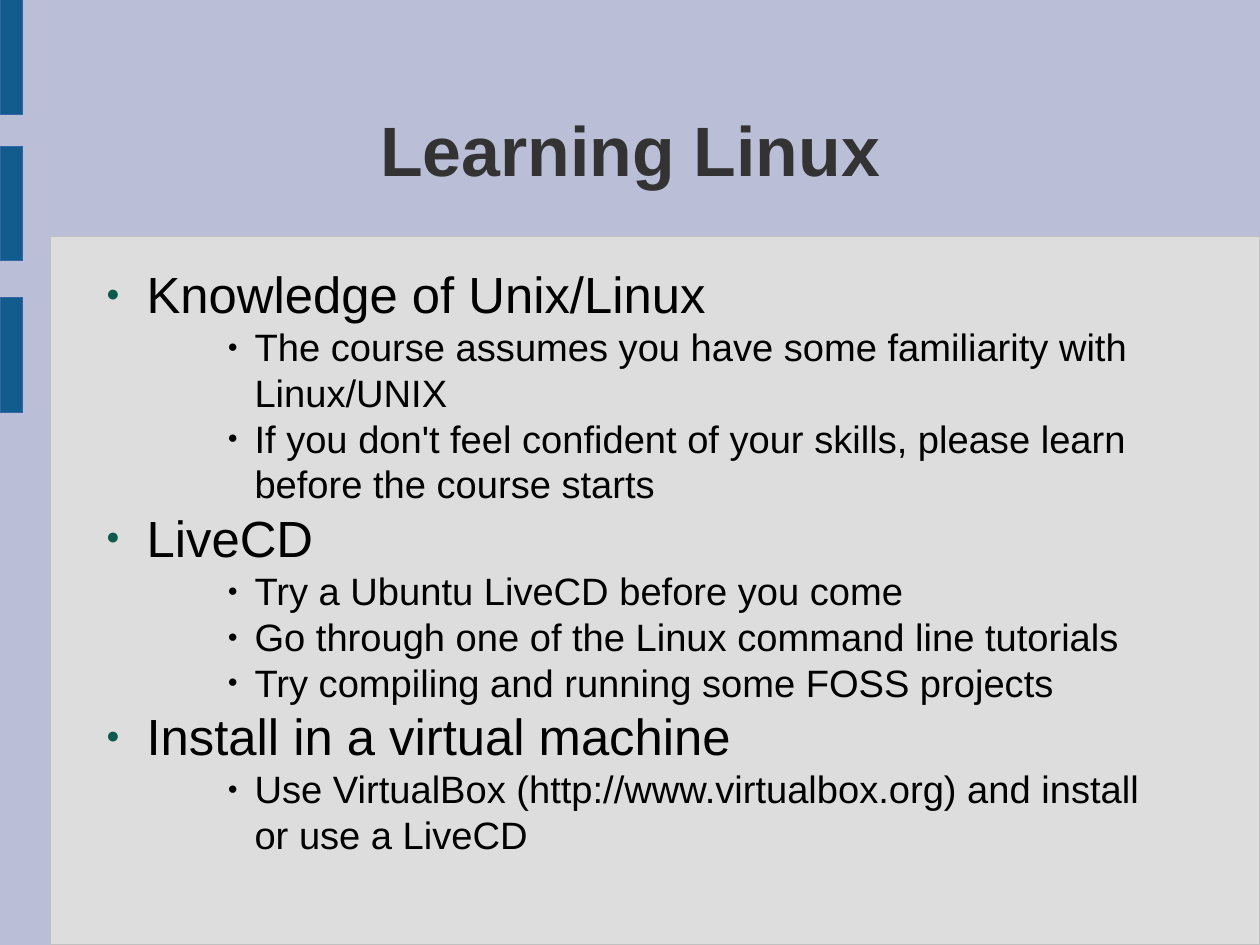
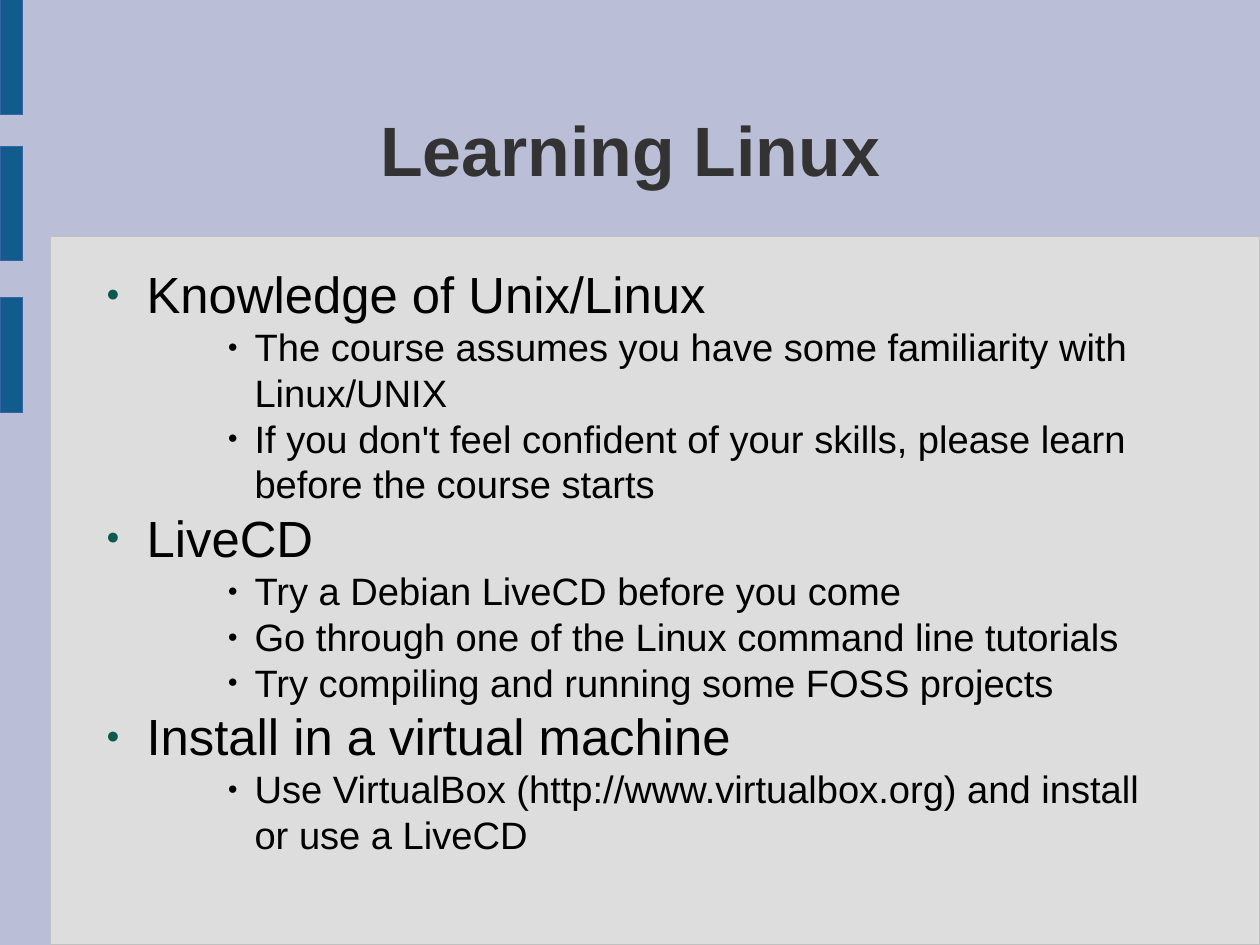
Before and after one commit to tridge/COMP8440, a slide deck: slide 12 of lectures/course_introduction.odp. Drawn at 1260x945 pixels with LibreOffice and Linux fonts; fonts in the diff are those of the drawing. Boxes give left, top, right and bottom in pixels: in the first picture for what was removed or moved away, otherwise in the second. Text is boxed around its words. In the diff, an @@ line names an element or a change of style, - is before the commit and + after.

```diff
--- a/lectures/course_introduction.odp
+++ b/lectures/course_introduction.odp
@@ text at <box>255,577,901,613</box>: text changed @@
-    ● Try a Ubuntu LiveCD before you come
+    ● Try a Debian LiveCD before you come
```
Also in this commit, not shown: 2 other slides changed, 1 slide removed, 3 other files.
